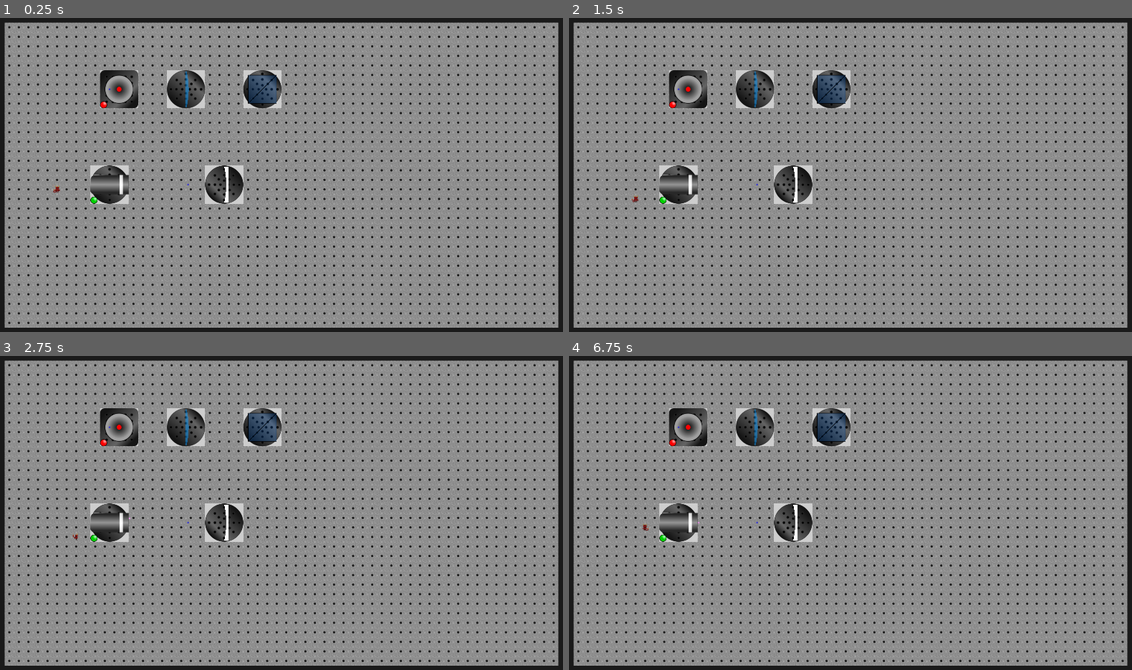
Above: before the commit, frames 1-4 (two rows, left to right).
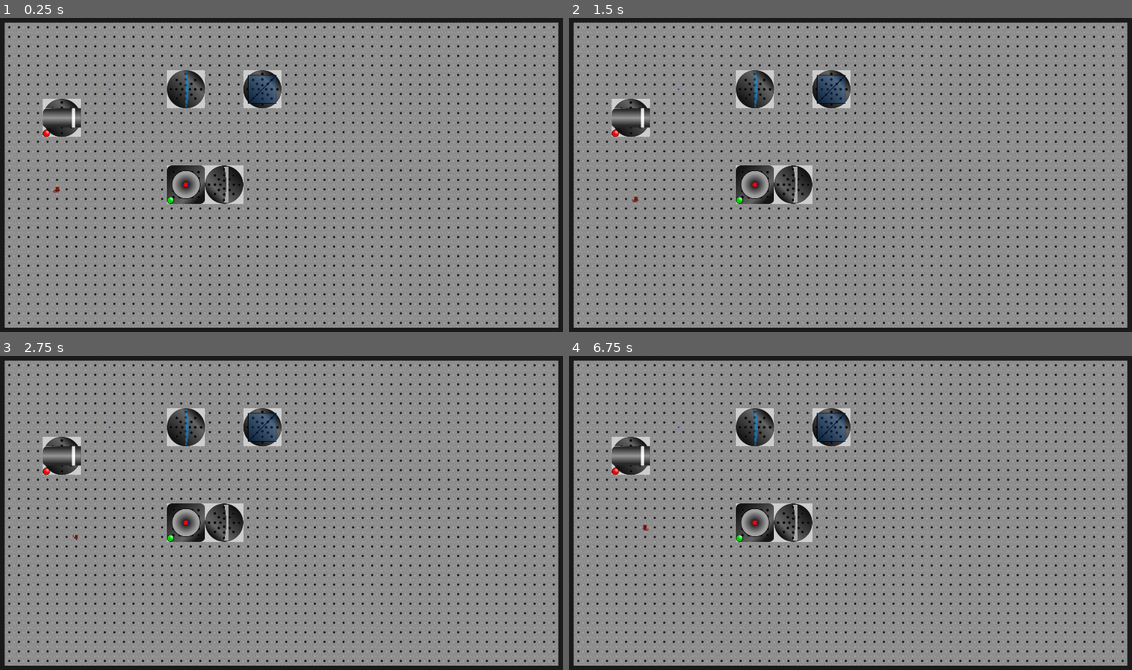
Above: after the commit, the same moments.

Repository: mbapplegate/maxwellDemon
Game: Godot game, scene res://worlds/test_world.tscn
Same seed, same stepped clock (60 frames per second), same inputs: the game is played once before the commit and once after it. The project has no main scene, so this scene is started directly.
Inputs:
- Up to frame 1 (0.25 s): no input
- Up to frame 2 (1.5 s): tap Enter at 0.5 s; hold Right (right) 0.53-1.28 s; hold Shift (pull) 0.53-1.28 s; tap Space (toggleEnergize) at 1.25 s; hold Down (down) from 1.28 s (still down); tap Q (rotateCCW) at 1.35 s
- Up to frame 3 (2.75 s): tap Enter at 2 s; release Down (down) at 2.03 s; hold Right (right) from 2.03 s (still down); hold E (rotateCW) from 2.03 s (still down)
- Up to frame 4 (6.75 s): tap Space (toggleEnergize) at 2.75, 2.85, 4.25, 5.85 s; release Right (right) at 2.78 s; release E (rotateCW) at 2.78 s; hold Up (up) 2.78-3.53 s; tap Enter at 3.5 s; hold Shift (pull) 3.53-4.28 s; hold Left (left) 3.53-5.03 s; tap Q (rotateCCW) at 4.35 s; hold Down (down) 5.03-5.78 s; hold E (rotateCW) 5.03-5.78 s; hold Right (right) 5.78-6.53 s; hold Up (up) from 6.53 s (still down); hold Shift (pull) from 6.53 s (still down)

The runs differ from the first frame. In frame 1, 2.7% of the frame differs, in the area x 7-41%, y 16-60%; in frame 2, 2.7%; in frame 3, 2.7%; in frame 4, 2.7%.

Commit message:
Color of parabolic mirror. Collision on point source

Diff:
--- a/scenes/ParabolicMirror/parabolic_mirror.tscn
+++ b/scenes/ParabolicMirror/parabolic_mirror.tscn
@@ -5,7 +5,6 @@
 [ext_resource type="Texture2D" uid="uid://bve80wrxbeco5" path="res://scenes/Lens_PlanoConvex/focalSpot.png" id="3_8ww8a"]
 
 [node name="parabolicMirror" instance=ExtResource("1_wi1ai")]
-position = Vector2(220, 236)
 script = ExtResource("2_84iss")
 focalLength = 128.0
 mirrorHeight = 120.0
@@ -17,6 +16,7 @@
 polygon = PackedVector2Array(18, 0, 16, -36, 12, -49, 0, -61, 27, -60, 26, 55, -1, 55, 9, 36, 15, 21)
 
 [node name="mirrorOutline" type="Polygon2D" parent="Stage" index="1"]
+color = Color(0.666667, 0.666667, 0.666667, 1)
 
 [node name="focalPoint" type="Sprite2D" parent="Stage" index="2"]
 position = Vector2(-16, 0)
--- a/scenes/PointSource/point_source.gd
+++ b/scenes/PointSource/point_source.gd
@@ -8,6 +8,8 @@
 
 var sourceParent = null
 var rng = RandomNumberGenerator.new()
+
+const POINT_RADIUS = 8
 
 func _ready():
 	isRotatable = false
@@ -24,10 +26,13 @@
 
 			#print("Timeout. Angle: ",angle)
 			instance = ray.instantiate()
-			instance.propDir = Vector2(cos(angle),sin(angle))
+			instance.propDir = Vector2(POINT_RADIUS*cos(angle),POINT_RADIUS*sin(angle))
 			instance.position = to_global(Vector2.ZERO)
 			instance.rayColor = rayColor
 			instance.scale[0] = 1.0/self.scale[0]
 			instance.scale[1] = 1.0 / self.scale[1]
 			if sourceParent:
 				sourceParent.add_child(instance)
+
+func _ray_hit(photonObj:Object, _collPoint:Vector2, _collNormal:Vector2, _collider:Object):
+	photonObj.rayDying = true
--- a/scenes/PointSource/point_source.tscn
+++ b/scenes/PointSource/point_source.tscn
@@ -1,9 +1,12 @@
-[gd_scene load_steps=5 format=3 uid="uid://cadtm4ftf8bxq"]
+[gd_scene load_steps=6 format=3 uid="uid://cadtm4ftf8bxq"]
 
 [ext_resource type="PackedScene" uid="uid://beic3gevjusuj" path="res://scenes/PushableObject/pushable_object.tscn" id="1_2rrb0"]
 [ext_resource type="Texture2D" uid="uid://bgvgdxhdru3y2" path="res://scenes/PointSource/sourcePedestal.png" id="2_6jece"]
 [ext_resource type="Script" path="res://scenes/PointSource/point_source.gd" id="2_mk28k"]
 [ext_resource type="Texture2D" uid="uid://0dgf3cefecwr" path="res://scenes/PointSource/sourceCircle.png" id="4_6043a"]
+
+[sub_resource type="CircleShape2D" id="CircleShape2D_xtcof"]
+radius = 7.0
 
 [node name="PointSource" instance=ExtResource("1_2rrb0")]
 position = Vector2(103, 98)
@@ -23,4 +26,9 @@
 [node name="sourceBall" type="Sprite2D" parent="." index="6"]
 texture = ExtResource("4_6043a")
 
+[node name="Area2D" type="Area2D" parent="." index="7"]
+
+[node name="CollisionShape2D" type="CollisionShape2D" parent="Area2D" index="0"]
+shape = SubResource("CircleShape2D_xtcof")
+
 [connection signal="timeout" from="Timer" to="." method="_on_timer_timeout"]
--- a/worlds/test_world.tscn
+++ b/worlds/test_world.tscn
@@ -47,12 +47,11 @@
 scale = Vector2(1, 1)
 
 [node name="PointSource" parent="." instance=ExtResource("8_1t5aj")]
-position = Vector2(424, 256)
+position = Vector2(640, 576)
 angleRange = Vector2(-0.25, 0.25)
 numRaysPerTimeout = 4
 rayColor = Vector3(1, 0, 0)
 isRotatable = false
-isEnergized = false
 
 [node name="LensPlanoConvex" parent="." instance=ExtResource("8_t0pox")]
 position = Vector2(632, 256)
@@ -62,8 +61,7 @@
 position = Vector2(904, 248)
 
 [node name="LaserSource" parent="." instance=ExtResource("8_a3hu6")]
-position = Vector2(384, 576)
-isEnergized = true
+position = Vector2(216, 352)
 
 [node name="parabolicMirror" parent="." instance=ExtResource("9_fpswf")]
 position = Vector2(768, 576)
